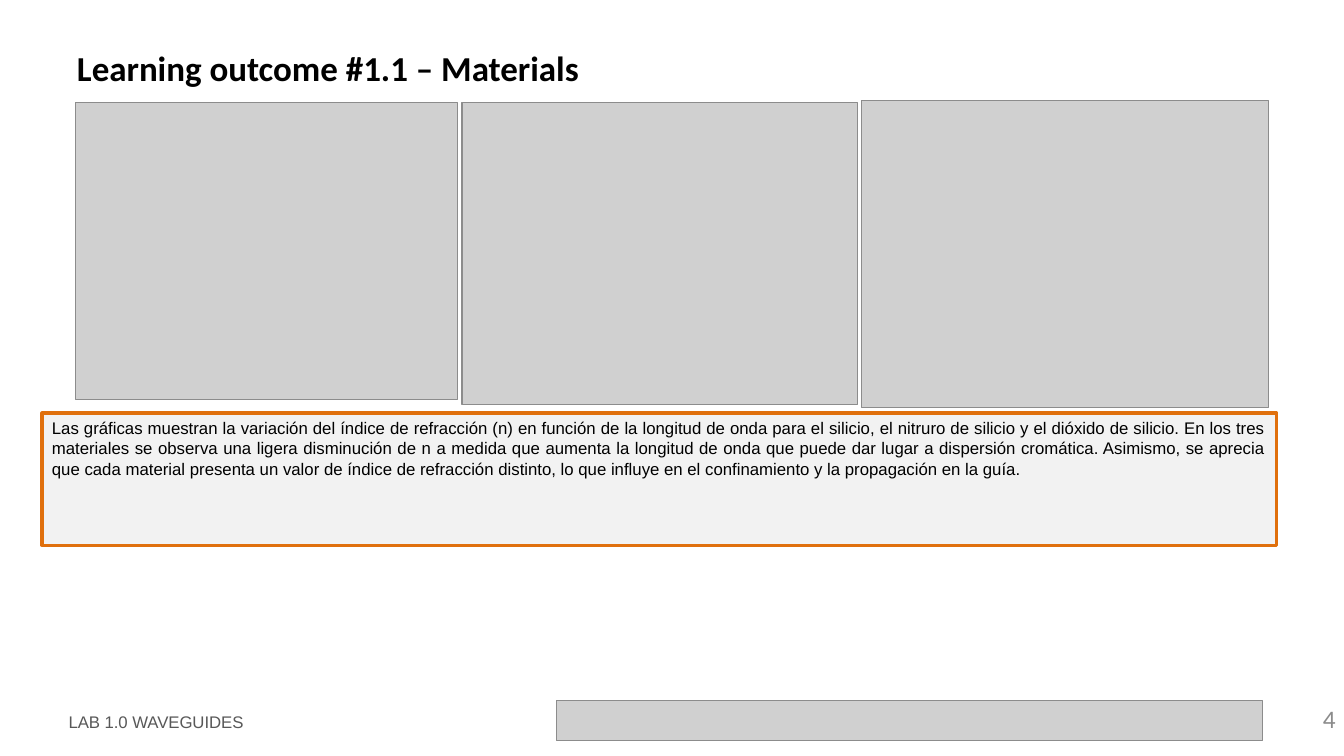
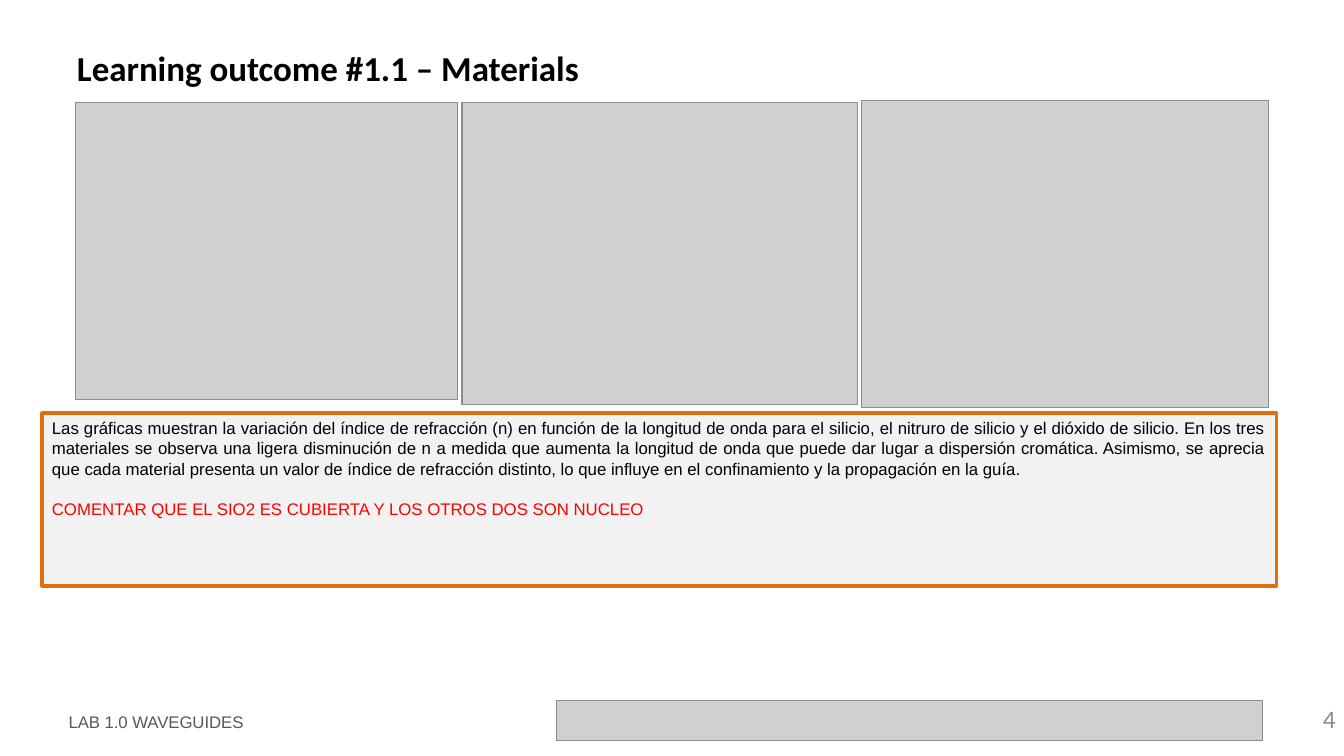
Before and after one commit to jllanoh/cifoin-lab1, a slide deck: slide 4 of LabBook_10.pptx. Drawn at 1344x756 pixels with LibreOffice and Linux fonts; fonts in the diff are those of the drawing; grey boxes stand for pictures; background and template pictures are left out. Boxes give left, top, right and bottom in pixels: in the first picture for what was removed or moved away, otherwise in the second. Text is boxed around its words. In the diff, an @@ line names an element or a change of style, - is before the commit and + after.

```diff
--- a/LabBook_10.pptx
+++ b/LabBook_10.pptx
@@ rectangle "Las gráficas muestran la variación ...": place and size @@
-rectangle "Las gráficas muestran la variación ..." at [42,413,1277,545]
+rectangle "Las gráficas muestran la variación ..." at [42,413,1277,587]
@@ text in rectangle at [52,503,644,518]: paragraph added @@
+COMENTAR QUE EL SIO2 ES CUBIERTA Y LOS OTROS DOS SON NUCLEO
```
Also in this commit, not shown: 4 other slides changed, 2 other files.
